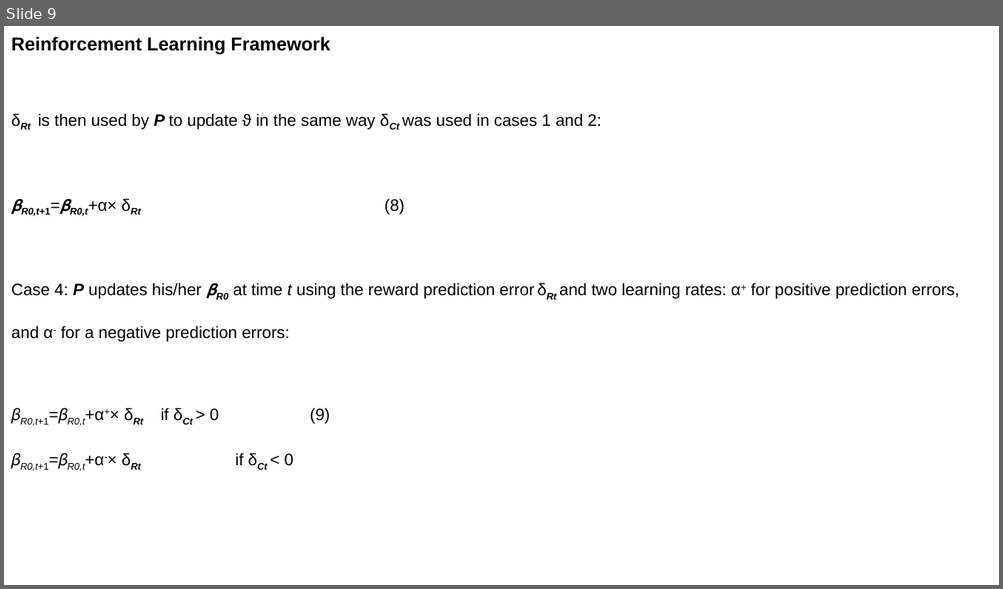
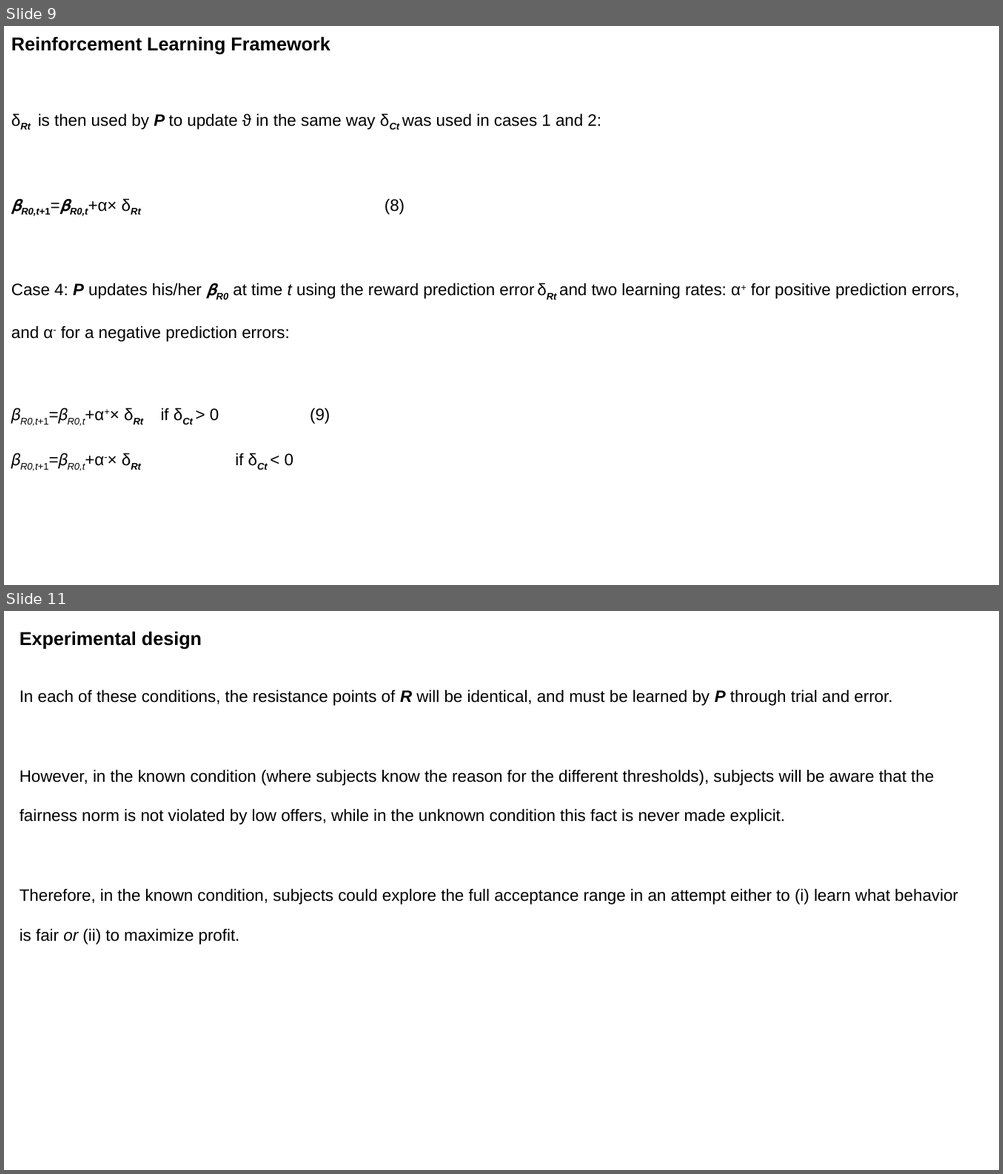
Before and after one commit to michaelrojekgiffin/RL, a slide deck: reports/Design_presentation_2017_10_27.pptx. Shown one above the other, each under a label of ours: slide 9 before the commit, slides 9 and 11 after it; the slides between them are not shown. The pictures are 1003x589 and 1003x1174 pixels, drawn with LibreOffice and Linux fonts; fonts in the diff are those of the drawing. Boxes give left, top, right and bottom in pixels: in the first picture for what was removed or moved away, otherwise in the second. Text is boxed around its words. In the diff, an @@ line names an element or a change of style, - is before the commit and + after.

```diff
--- a/reports/Design_presentation_2017_10_27.pptx
+++ b/reports/Design_presentation_2017_10_27.pptx
@@ slide 11 added at [4, 611, 999, 1170], background #FFFFFF @@
@@ text added at [20, 631, 202, 649], 18 pt, text #000000, bold @@
+Experimental design
@@ text added at [20, 689, 958, 945], 16 pt, text #000000 @@
+In each of these conditions, the resistance points of R will be identical, and must be learned by P through trial and error.
+However, in the known condition (where subjects know the reason for the different thresholds), subjects will be aware that the fairness norm is not violated by low offers, while in the unknown condition this fact is never made explicit.
+Therefore, in the known condition, subjects could explore the full acceptance range in an attempt either to (i) learn what behavior is fair or (ii) to maximize profit.
```
Also in this commit, not shown: 6 slides changed, 3 other slides added, 4 slides removed, 4 other files.
